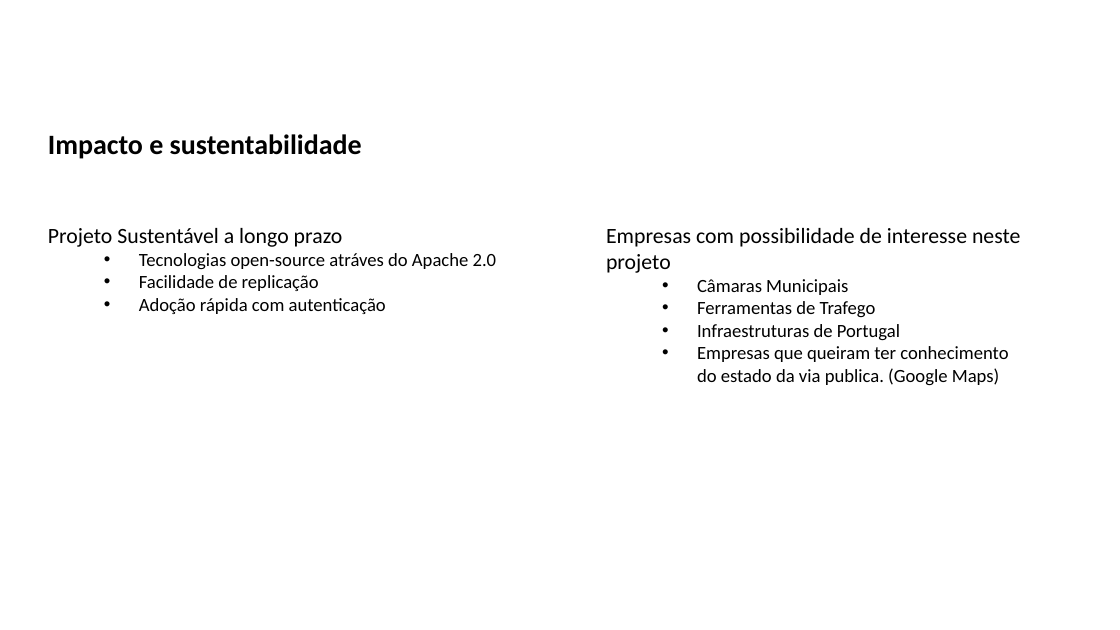
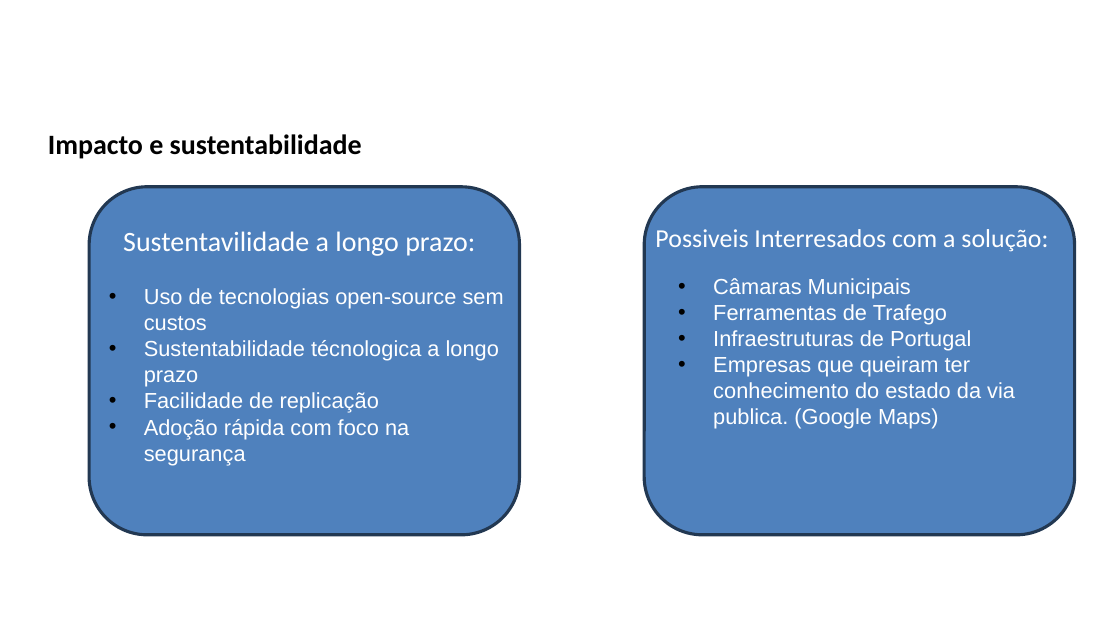
Before and after one commit to JAD-Hackathon/challenge2, a slide deck: slide 7 of docs/JAD_ATC_Hackathon_2026.pptx. Drawn at 1120x630 pixels with LibreOffice and Linux fonts; fonts in the diff are those of the drawing; background and template pictures are left out. Boxes give left, top, right and bottom in pixels: in the first picture for what was removed or moved away, otherwise in the second. Text is boxed around its words. In the diff, an @@ line names an element or a change of style, - is before the commit and + after.

Commit message:
powerpoint

```diff
--- a/docs/JAD_ATC_Hackathon_2026.pptx
+++ b/docs/JAD_ATC_Hackathon_2026.pptx
@@ rounded rectangle added at (90, 187, 520, 535), fill #4F81BD, outline #233953 2 pt @@
@@ rounded rectangle added at (644, 187, 1074, 535), fill #4F81BD, outline #233953 2 pt @@
@@ text at (123, 231, 475, 256): text changed; size 12 to 18 pt; text colour #000000 to #FFFFFF @@
-Projeto Sustentável a longo prazo
-  • Tecnologias open-source atráves do Apache 2.0
-  • Facilidade de replicação
-  • Adoção rápida com autenticação
+Sustentavilidade a longo prazo:
@@ text at (606, 228, 1020, 273): paragraph removed @@
-Empresas com possibilidade de interesse neste projeto
@@ text added at (655, 229, 1048, 252), 16.6 pt, text #FFFFFF @@
+Possiveis Interresados com a solução:
@@ text "Câmaras Municipais": place and size @@
-text "Câmaras Municipais" at (606, 228, 1020, 386)
+text "Câmaras Municipais" at (713, 278, 1015, 429)
@@ text "Câmaras Municipais" at (713, 278, 1015, 429): size 12 to 14 pt, font Calibri to Arial, text colour #000000 to #FFFFFF @@
@@ text added at (144, 288, 504, 466), 14 pt, text #FFFFFF @@
+  • Uso de tecnologias open-source sem custos
+  • Sustentabilidade técnologica a longo prazo
+  • Facilidade de replicação
+  • Adoção rápida com foco na segurança
```
Also in this commit, not shown: 4 other slides changed, 1 slide added, 1 slide removed.
